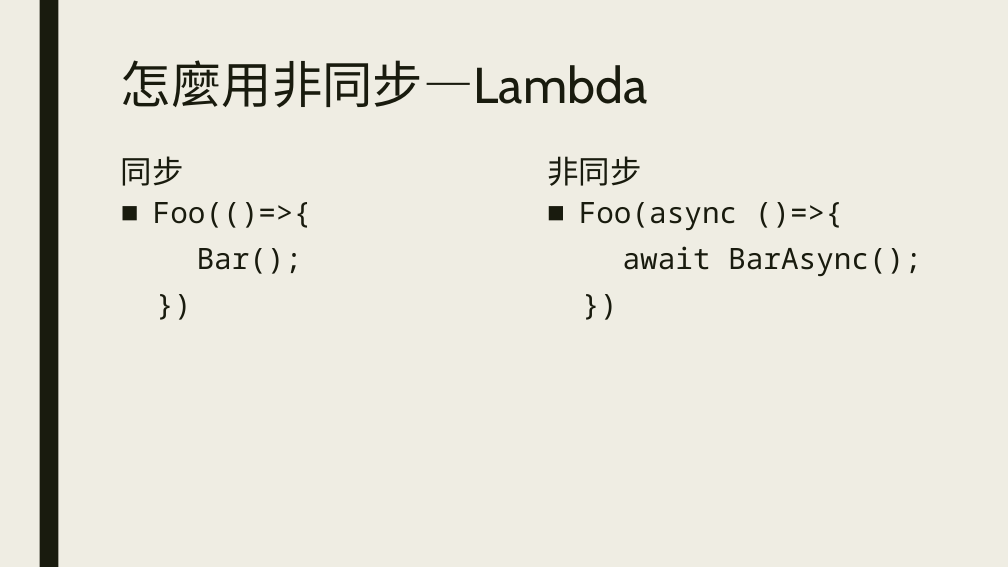
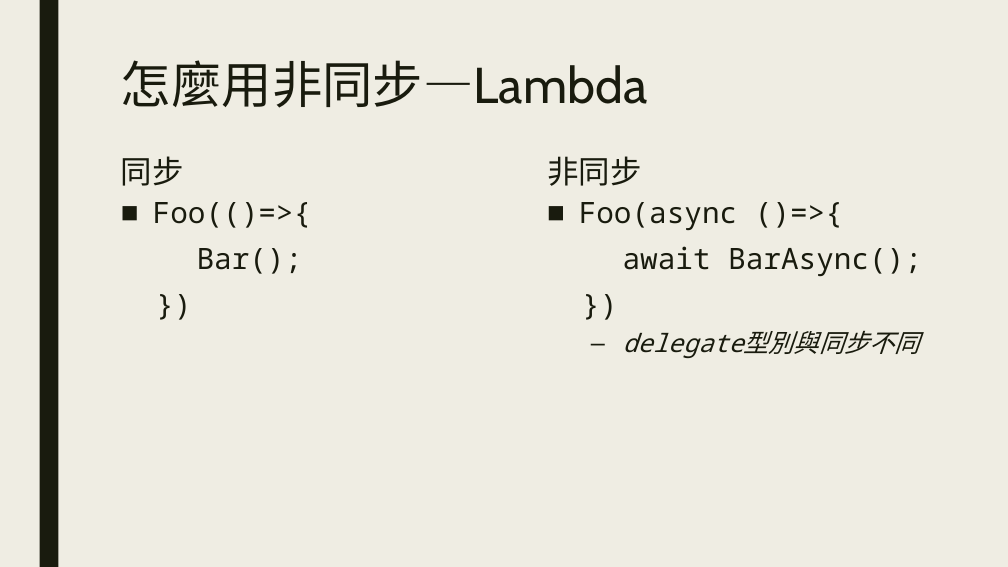
Before and after one commit to ryans610/.NET-Async-Basic, a slide deck: slide 10 of .NET非同步入門.pptx (slide 20 before the commit). Drawn at 1008x567 pixels with LibreOffice and Linux fonts; fonts in the diff are those of the drawing. Boxes give left, top, right and bottom in pixels: in the first picture for what was removed or moved away, otherwise in the second. Text is boxed around its words. In the diff, an @@ line names an element or a change of style, - is before the commit and + after.

```diff
--- a/.NET非同步入門.pptx
+++ b/.NET非同步入門.pptx
@@ text at <box>623,331,920,358</box>: paragraph added @@
+  – delegate型別與同步不同
```
Also in this commit, not shown: 4 other slides changed, 5 slides added, 19 other files.
